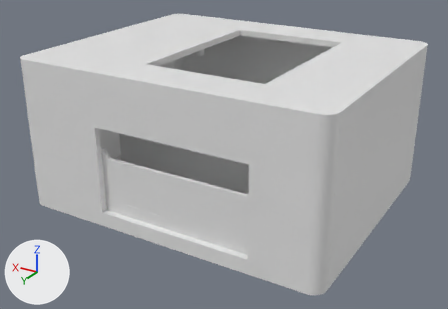
Two versions of the Blender file box/box.blend, one commit apart.
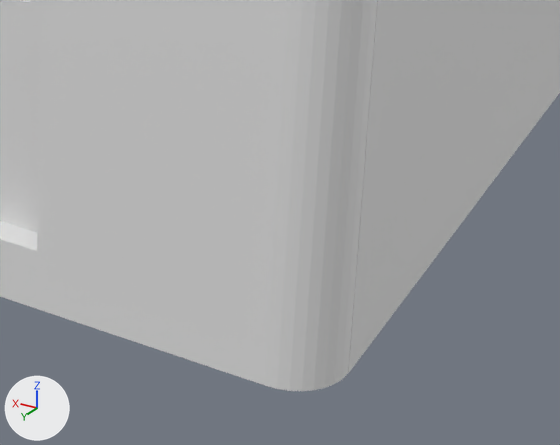
Each version is shown whole from a camera (50 mm lens) standing at (-0.0381, 0.0721, 0.0367) and looking at (0.001, 0.007, 0.0041), then close up on the part from 53% to 85% of the width and 63% to 100% of the height. Lighting does not change. The marker at lower left points along +X, +Y and +Z. The last two pictures show the newer version.

Before the edit, the objects in view are built like this:
```python
ob_ケース外部上 = bpy.data.objects.new('ケース外部上', me_cube_013)
ob_ケース外部上.location = (0.00093, 0.00498, 0.00853)
ob_ケース外部上.scale = (0.0205, 0.0154, 0.00949)
ob_ケース外部下 = bpy.data.objects.new('ケース外部下', me_cube_015)
ob_ケース外部下.location = (0.00093, 0.00498, 0.00755)
ob_ケース外部下.scale = (0.0205, 0.0154, 0.00949)
```
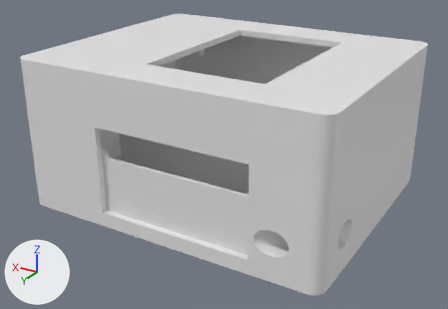
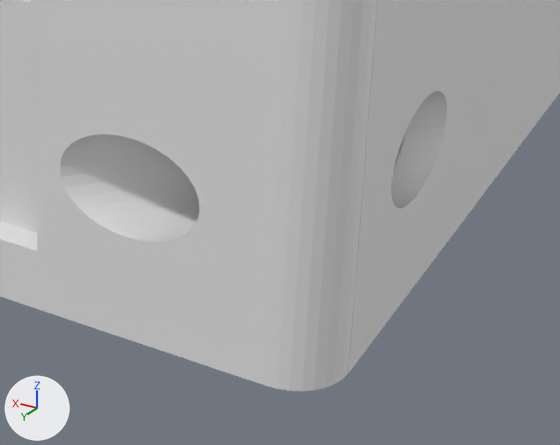
ob_ボールチェーン穴_内側 is not drawn itself; it is used by a modifier of ob_ケース外部上, ob_ケース外部下.

What differs and where, as boxes [x1, y1, x2, y2] in the close-ups (560 x 445 px):
'ケース外部上', modifiers changed, reshaped
    both: [37, 0, 560, 332]

The change, as a list of edits to the scene's bpy script:
```text
Add mat_material_027:
    mat_material_027 = principled_material('Material.027')
    mat_material_027.base_color = (0.8, 0.8, 0.8)  # white #e7e7e7
Add me_立方体_028:
    me_立方体_028.from_pydata(...)  # a box spanning x -0.00398..0.00398, y -0.00256..0.00256, z -0.00253..0.00253
Add me_円柱_027:
    me_円柱_027.from_pydata(...)  # a 32-sided cylinder along z spanning x -0.00105..0.00105, y -0.00151..0.00151, z -0.00329..0.00329
Add me_cube_029:
    me_cube_029.from_pydata(...)  # 341 vertices, 138 faces; spans x -1.0..1.0, y -1.11..1.11, z -0.9..0.98
    me_cube_029.materials.append(mat_material_027)  # white #e7e7e7
Add me_立方体_018:
    me_立方体_018.from_pydata(...)  # a box spanning x -0.0143..0.0143, y -0.0046..0.0046, z -0.0006..0.0006
Change ob_ケース外部上:
    add _m = ob_ケース外部上.modifiers.new('ブーリアン.003', 'BOOLEAN')
    add _m.object = ob_ボールチェーン穴_内側
Change ob_ケース外部下:
    add _m = ob_ケース外部下.modifiers.new('ブーリアン.008', 'BOOLEAN')
    add _m.object = ob_ボールチェーン穴_外側
    add _m.operation = 'UNION'
    add _m = ob_ケース外部下.modifiers.new('ブーリアン.009', 'BOOLEAN')
    add _m.object = ob_ボールチェーン穴_内側
    add _m = ob_ケース外部下.modifiers.new('ブーリアン.007', 'BOOLEAN')
    add _m.object = ob_バッテリーケース_内部
Add ob_ボールチェーン穴_外側:
    ob_ボールチェーン穴_外側 = bpy.data.objects.new('ボールチェーン穴.外側', me_円柱_027)
    ob_ボールチェーン穴_外側.location = (-0.0165, 0.0192, 0.00289)
    ob_ボールチェーン穴_外側.rotation_euler = (-1.571, 0.0, -0.785)  # degrees (-90, 0, -45)
    ob_ボールチェーン穴_外側.scale = (1.79, 1.35, 2.17)
    _m = ob_ボールチェーン穴_外側.modifiers.new('ブーリアン', 'BOOLEAN')
    _m.object = ob_ケース外部上_マスク
    _m = ob_ボールチェーン穴_外側.modifiers.new('ブーリアン.001', 'BOOLEAN')
    _m.object = ob_オールチェーン穴_外側_マスク_001
    _m = ob_ボールチェーン穴_外側.modifiers.new('ブーリアン.002', 'BOOLEAN')
    _m.object = ob_オールチェーン穴_外側_マスク_002
    ob_ボールチェーン穴_外側.hide_set(True)
Add ob_オールチェーン穴_外側_マスク_002:
    ob_オールチェーン穴_外側_マスク_002 = bpy.data.objects.new('オールチェーン穴.外側.マスク.002', me_立方体_028)
    ob_オールチェーン穴_外側_マスク_002.location = (-0.0136, 0.0261, 0.0031)
    ob_オールチェーン穴_外側_マスク_002.rotation_euler = (-3.142, 0.0, 0.0)  # degrees (-180, 0, 0)
    ob_オールチェーン穴_外側_マスク_002.scale = (1.0, 1.71, 1.0)
    ob_オールチェーン穴_外側_マスク_002.hide_set(True)
Add ob_ケース外部上_マスク:
    ob_ケース外部上_マスク = bpy.data.objects.new('ケース外部上.マスク', me_cube_029)
    ob_ケース外部上_マスク.location = (0.000927, 0.00498, 0.00853)
    ob_ケース外部上_マスク.scale = (0.0205, 0.0154, 0.00949)
    ob_ケース外部上_マスク.hide_set(True)
Add ob_オールチェーン穴_外側_マスク_001:
    ob_オールチェーン穴_外側_マスク_001 = bpy.data.objects.new('オールチェーン穴.外側.マスク.001', me_立方体_028.copy())
    ob_オールチェーン穴_外側_マスク_001.location = (-0.0234, 0.0161, 0.0031)
    ob_オールチェーン穴_外側_マスク_001.rotation_euler = (-3.142, 0.0, 0.0)  # degrees (-180, 0, 0)
    ob_オールチェーン穴_外側_マスク_001.scale = (1.0, 1.71, 1.0)
    ob_オールチェーン穴_外側_マスク_001.hide_set(True)
Add ob_バッテリーケース_内部:
    ob_バッテリーケース_内部 = bpy.data.objects.new('バッテリーケース.内部', me_立方体_018)
    ob_バッテリーケース_内部.location = (-0.0041, -0.000553, 0.00173)
    ob_バッテリーケース_内部.rotation_euler = (-3.142, 0.0, 0.0)  # degrees (-180, 0, 0)
    ob_バッテリーケース_内部.scale = (1.0, 2.15, 4.16)
    ob_バッテリーケース_内部.hide_set(True)  # its collection is switched off
Add ob_ボールチェーン穴_内側:
    ob_ボールチェーン穴_内側 = bpy.data.objects.new('ボールチェーン穴.内側', me_円柱_027.copy())
    ob_ボールチェーン穴_内側.location = (-0.0165, 0.0192, 0.00289)
    ob_ボールチェーン穴_内側.rotation_euler = (-1.571, 0.0, -0.785)  # degrees (-90, 0, -45)
    ob_ボールチェーン穴_内側.scale = (1.39, 1.0, 2.17)
    ob_ボールチェーン穴_内側.hide_set(True)
```
